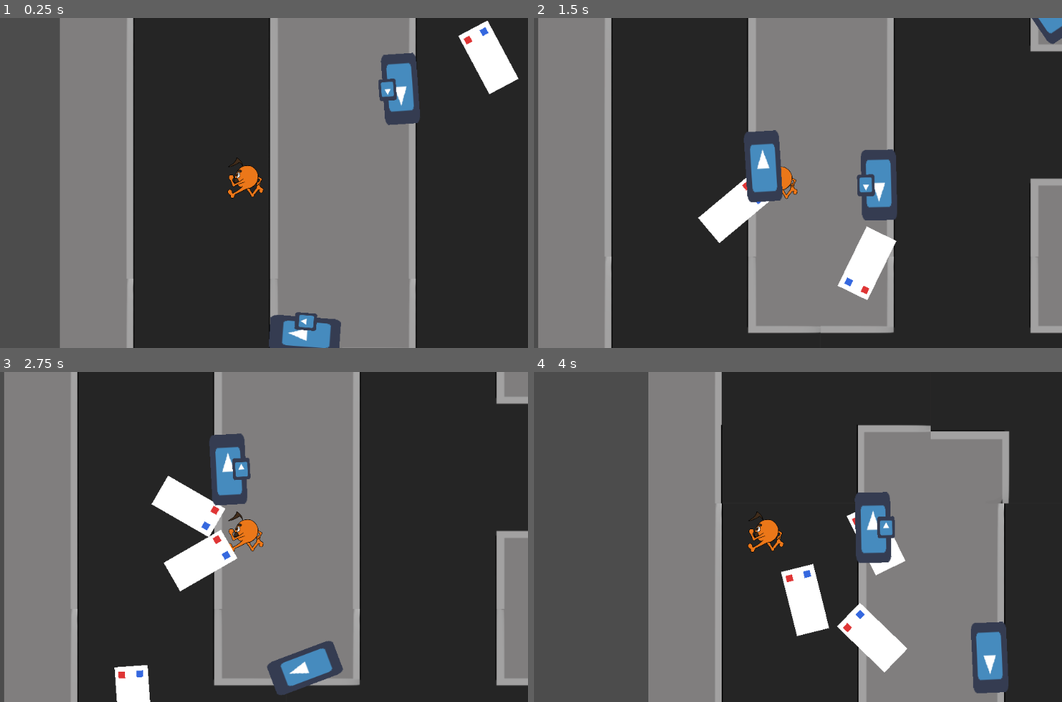
Above: before the commit, frames 1-4 (two rows, left to right).
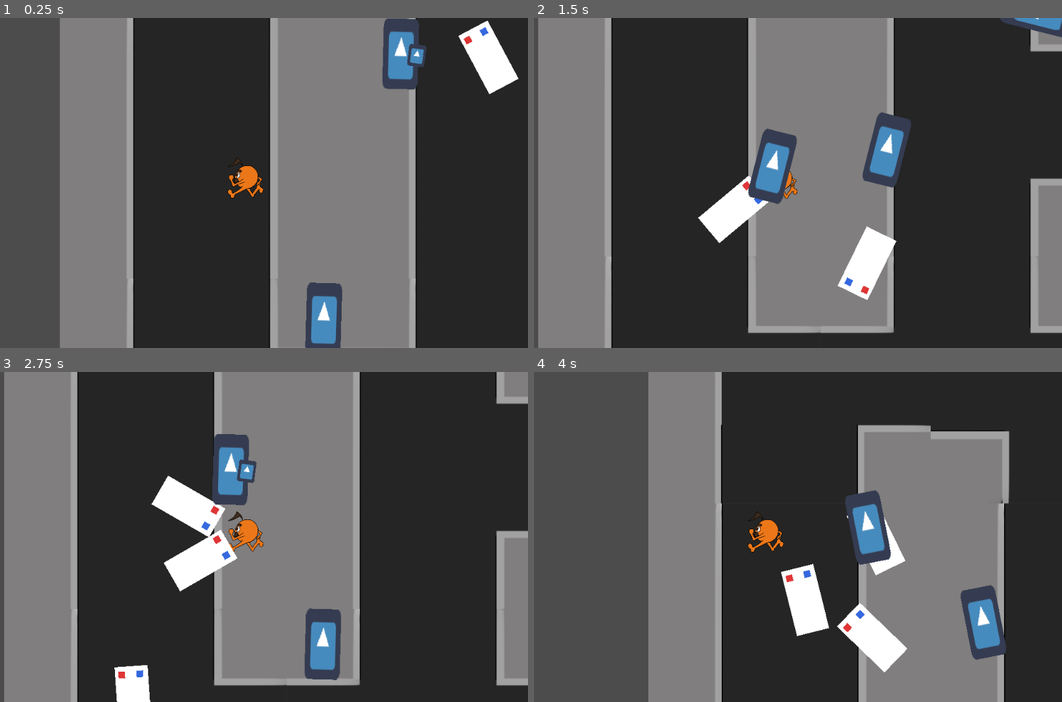
Above: after the commit, the same moments.

Repository: stwupton/anachronism
Game: Godot game, scene res://scn/Level.tscn
The game is run twice, just before and just after one commit, with the same random seed, the same clock (stepped at 60 frames per second) and the same inputs. The project has no main scene, so this scene is started directly. The engine's default icon, where the game draws it, is replaced by a stand-in: a white triangle on a blue panel in a dark square.
Inputs:
- Up to frame 1 (0.25 s): no input
- Up to frame 2 (1.5 s): hold Right (ui_right) 0.53-1.28 s; hold Down (ui_down) from 1.28 s (still down)
- Up to frame 3 (2.75 s): release Down (ui_down) at 2.03 s; hold Right (ui_right) from 2.03 s (still down)
- Up to frame 4 (4 s): release Right (ui_right) at 2.78 s; hold Up (ui_up) 2.78-3.53 s; hold Left (ui_left) from 3.53 s (still down)

The runs differ from the first frame. In frame 1, 3.6% of the frame differs, in the area x 50-81%, y 0-100%; in frame 2, 3.5%; in frame 3, 2.4%; in frame 4, 2.8%.
Error in both runs: Invalid get index '1' (on base: 'PoolVector2Array'). (res://scn/PoliceCar.gd:44)

Commit message:
Added pedestrian shuffle.

Diff:
--- a/scn/Pedestrian.gd
+++ b/scn/Pedestrian.gd
@@ -5,9 +5,11 @@
 
 onready var coffee_area = $Coffee/CoffeeToTakeArea #get_node('Coffee/Area2D')
 onready var coffee = $Coffee
+onready var animation_player = $AnimationPlayer
 
 func _ready():
 	_set_has_coffee(has_coffee)
+	animation_player.play('Shuffle')
 
 func _on_area_entered(area):
 	if area.name == 'CoffeeStealer':
--- a/scn/Pedestrian.tscn
+++ b/scn/Pedestrian.tscn
@@ -8,6 +8,37 @@
 custom_solver_bias = 0.0
 radius = 45.3826
 
+[sub_resource type="Animation" id=2]
+
+resource_name = "Shuffle"
+length = 1.0
+loop = true
+step = 0.1
+tracks/0/type = "value"
+tracks/0/path = NodePath("Person:position")
+tracks/0/interp = 1
+tracks/0/loop_wrap = true
+tracks/0/imported = false
+tracks/0/enabled = true
+tracks/0/keys = {
+"times": PoolRealArray( 0, 0.5 ),
+"transitions": PoolRealArray( 1, 1 ),
+"update": 0,
+"values": [ Vector2( -9.99998, -31.9653 ), Vector2( 15, -31.9652 ) ]
+}
+tracks/1/type = "value"
+tracks/1/path = NodePath("Person:rotation_degrees")
+tracks/1/interp = 1
+tracks/1/loop_wrap = true
+tracks/1/imported = false
+tracks/1/enabled = true
+tracks/1/keys = {
+"times": PoolRealArray( 0, 0.5 ),
+"transitions": PoolRealArray( 1, 1 ),
+"update": 0,
+"values": [ -11.0816, 14.2373 ]
+}
+
 [node name="Pedestrian" type="Node2D" index="0"]
 
 script = ExtResource( 1 )
@@ -15,14 +46,17 @@
 
 [node name="Person" type="Sprite" parent="." index="0"]
 
-position = Vector2( 0, -31.9653 )
+position = Vector2( 3.84699, -31.9652 )
+rotation = 0.0513482
 scale = Vector2( 1, 1.99892 )
 texture = ExtResource( 2 )
-_sections_unfolded = [ "Region" ]
+_sections_unfolded = [ "Region", "Transform" ]
 
 [node name="Coffee" type="Sprite" parent="." index="1"]
 
-position = Vector2( 23.5591, -31.8979 )
+editor/display_folded = true
+position = Vector2( 31.6493, -28.8439 )
+rotation = 0.13002
 scale = Vector2( 0.4927, 0.616348 )
 z_index = 1
 texture = ExtResource( 2 )
@@ -43,3 +77,14 @@
 position = Vector2( -49.2715, 50.5898 )
 scale = Vector2( 2.02963, 1.62246 )
 shape = SubResource( 1 )
+
+[node name="AnimationPlayer" type="AnimationPlayer" parent="." index="2"]
+
+root_node = NodePath("..")
+autoplay = ""
+playback_process_mode = 1
+playback_default_blend_time = 0.0
+playback_speed = 1.0
+anims/Shuffle = SubResource( 2 )
+blend_times = [  ]
+_sections_unfolded = [ "Playback Options" ]
--- a/scn/Pedestrians.tscn
+++ b/scn/Pedestrians.tscn
@@ -20,13 +20,11 @@
 
 [node name="PathFollow2D" type="PathFollow2D" parent="." index="0"]
 
-editor/display_folded = true
 position = Vector2( 416.821, 442.264 )
-rotation = 1.9378
 offset = 0.0
 h_offset = 0.0
 v_offset = 0.0
-rotate = true
+rotate = false
 cubic_interp = true
 loop = true
 lookahead = 4.0
@@ -34,18 +32,16 @@
 
 [node name="Pedestrian" parent="PathFollow2D" index="0" instance=ExtResource( 2 )]
 
-rotation = -1.60631
 _sections_unfolded = [ "Transform" ]
+has_coffee = false
 
 [node name="PathFollow2D2" type="PathFollow2D" parent="." index="1"]
 
-editor/display_folded = true
 position = Vector2( 419.44, 1090.2 )
-rotation = 1.44275
 offset = 649.16
 h_offset = 0.0
 v_offset = 0.0
-rotate = true
+rotate = false
 cubic_interp = true
 loop = true
 lookahead = 4.0
@@ -53,17 +49,16 @@
 
 [node name="Pedestrian" parent="PathFollow2D2" index="0" instance=ExtResource( 2 )]
 
-rotation = -1.60631
 _sections_unfolded = [ "Transform" ]
+has_coffee = false
 
 [node name="PathFollow2D3" type="PathFollow2D" parent="." index="2"]
 
 position = Vector2( 615.994, 722.015 )
-rotation = -1.58728
 offset = 1238.44
 h_offset = 0.0
 v_offset = 0.0
-rotate = true
+rotate = false
 cubic_interp = true
 loop = true
 lookahead = 4.0
@@ -71,6 +66,4 @@
 
 [node name="Pedestrian" parent="PathFollow2D3" index="0" instance=ExtResource( 2 )]
 
-rotation = -1.60631
 _sections_unfolded = [ "Transform" ]
-has_coffee = true
Not shown: 1 places in scn/Pedestrian.tscn that only renumber resources
